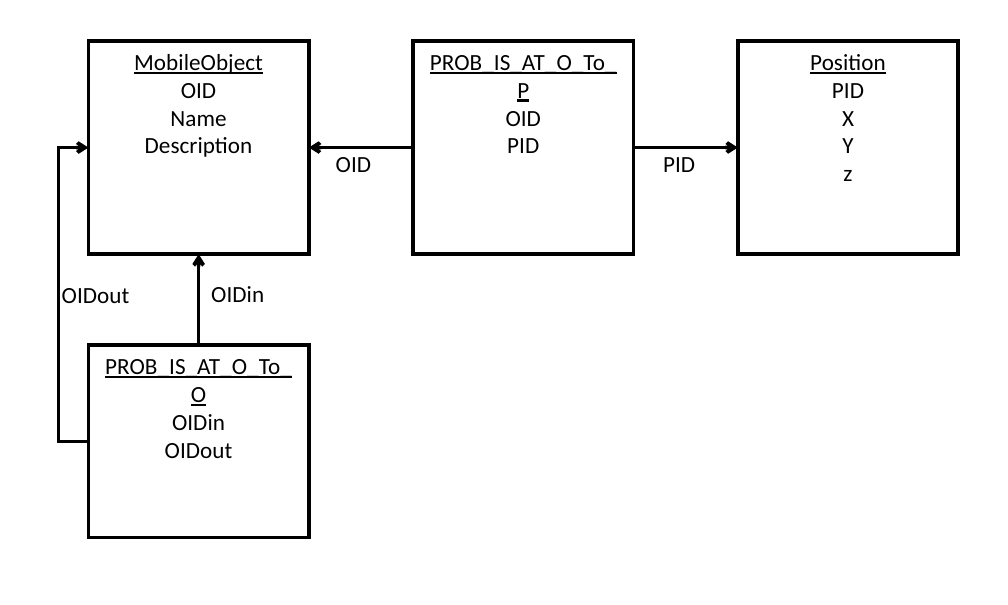
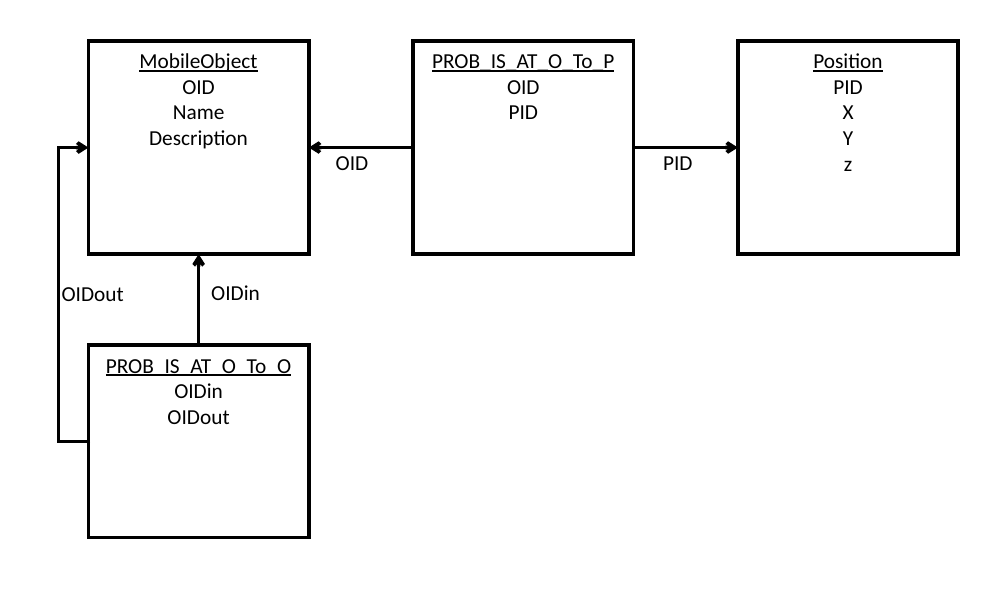
Before and after one commit to mbhulin/OrientTutorial, a slide deck: slide 1 of RelTabellenStruktur.pptx. Drawn at 1008x605 pixels with LibreOffice and Linux fonts; fonts in the diff are those of the drawing. Boxes give left, top, right and bottom in pixels: in the first picture for what was removed or moved away, otherwise in the second. Text is boxed around its words. In the diff, an @@ line names an element or a change of style, - is before the commit and + after.

```diff
--- a/RelTabellenStruktur.pptx
+++ b/RelTabellenStruktur.pptx
@@ size 13.1 to 12 pt in 8 elements at box(88, 41, 309, 255), box(738, 41, 958, 255), box(414, 41, 634, 255), box(88, 346, 309, 538), box(663, 156, 692, 170), box(336, 156, 369, 170), box(211, 285, 260, 300), box(62, 287, 124, 301) @@
```
Also in this commit, not shown: 1 other file.
